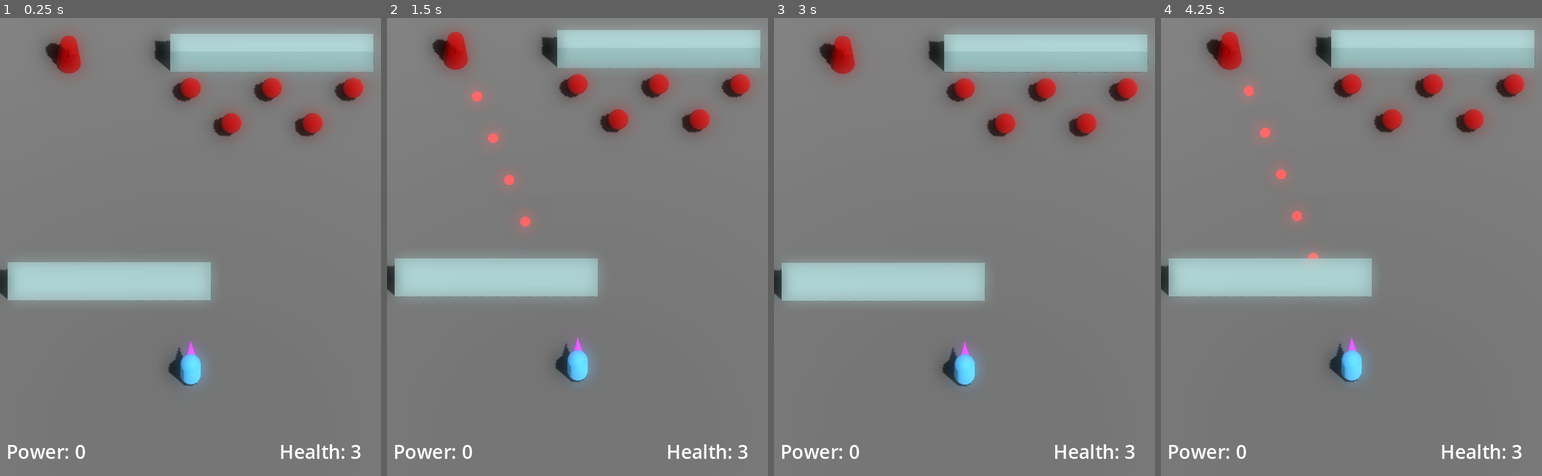
Above: before the commit, frames 1-4 (left to right).
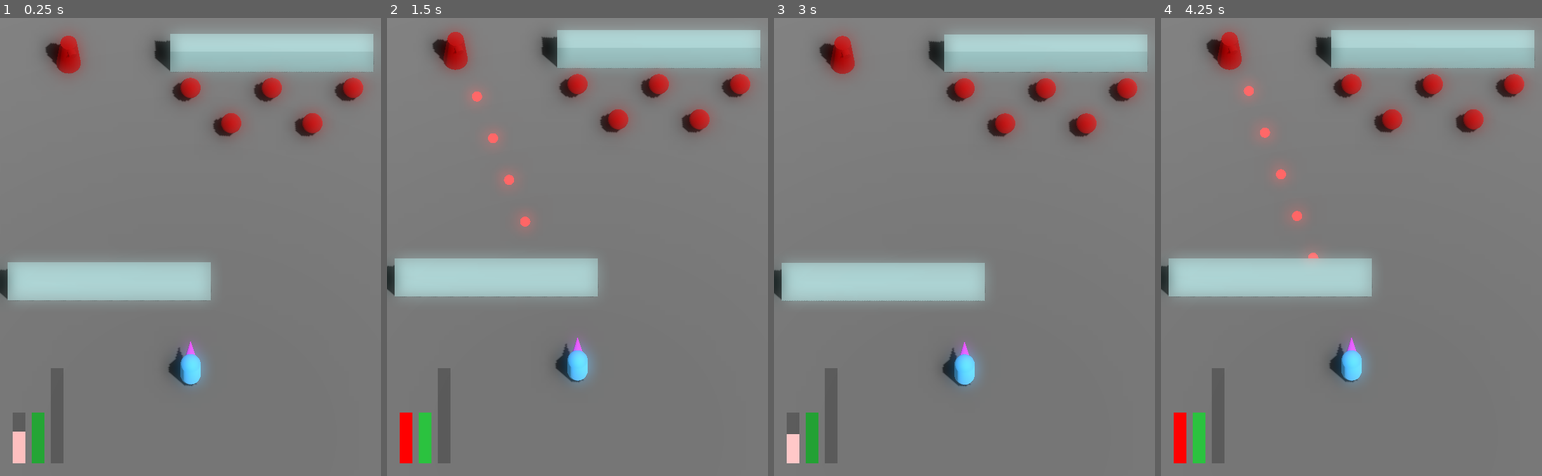
Above: after the commit, the same moments.

Repository: JackEvans24/bullet-absorb
Game: Godot game, scene res://scenes/main.tscn
Two runs of this game, one before a commit and one after it. Both use one fixed random seed, a clock stepped at 60 frames per second and the inputs below.
Inputs:
- Up to frame 1 (0.25 s): no input
- Up to frame 2 (1.5 s): no input
- Up to frame 3 (3 s): tap Enter at 2 s; tap Escape (restart) at 2.75 s
- Up to frame 4 (4.25 s): no input

The runs differ from the first frame. In frame 1, 1.8% of the frame differs, in the area x 2-95%, y 76-98%; in frame 2, 1.8%; in frame 3, 1.8%; in frame 4, 1.8%.

Commit message:
feat: replace hud labels with health and power bars (#10)
* feat: add overlay on death

* feat: add bar which moves smoothly up and down

* feat: replace health label with health bar

* chore: initialise health max value

* feat: replace power counter with bar

* chore: change bar positioning

* chore: use max power to determine max power count in player

* feat: add colour flash on bar value change

* fix: set current value on ready

* feat: add stamina bar to show when player can dash

Diff:
--- /dev/null
+++ b/prefabs/ui/bar.tscn
@@ -0,0 +1,37 @@
+[gd_scene load_steps=2 format=3 uid="uid://dnhgfpvh8onaq"]
+
+[ext_resource type="Script" path="res://scripts/ui/bar.gd" id="1_uaued"]
+
+[node name="Bar" type="Control"]
+clip_contents = true
+layout_mode = 3
+anchors_preset = 15
+anchor_right = 1.0
+anchor_bottom = 1.0
+offset_right = -570.0
+offset_bottom = -700.0
+grow_horizontal = 2
+grow_vertical = 2
+script = ExtResource("1_uaued")
+bar_speed = 5.0
+
+[node name="Background" type="ColorRect" parent="."]
+layout_mode = 1
+anchors_preset = 15
+anchor_right = 1.0
+anchor_bottom = 1.0
+grow_horizontal = 2
+grow_vertical = 2
+color = Color(0, 0, 0, 0.235294)
+
+[node name="Foreground" type="ColorRect" parent="."]
+layout_mode = 1
+anchors_preset = 12
+anchor_top = 1.0
+anchor_right = 1.0
+anchor_bottom = 1.0
+offset_bottom = 50.0
+grow_horizontal = 2
+grow_vertical = 0
+scale = Vector2(1, -1)
+color = Color(1, 0, 0, 1)
--- a/scenes/hud.tscn
+++ b/scenes/hud.tscn
@@ -1,35 +1,87 @@
-[gd_scene load_steps=2 format=3 uid="uid://bhxrs6pph350t"]
+[gd_scene load_steps=3 format=3 uid="uid://bhxrs6pph350t"]
 
 [ext_resource type="Script" path="res://scripts/ui/hud.gd" id="1_fnqek"]
+[ext_resource type="PackedScene" uid="uid://dnhgfpvh8onaq" path="res://prefabs/ui/bar.tscn" id="2_pxq8q"]
 
 [node name="HUD" type="Node"]
 script = ExtResource("1_fnqek")
+death_overlay_timer = 1.2
 
-[node name="HealthLabel" type="Label" parent="."]
+[node name="HealthBar" parent="." instance=ExtResource("2_pxq8q")]
 anchors_preset = 3
 anchor_left = 1.0
 anchor_top = 1.0
+offset_left = -580.0
+offset_top = -100.0
+offset_right = -560.0
+offset_bottom = -20.0
+grow_horizontal = 0
+grow_vertical = 0
+
+[node name="StaminaBar" parent="." instance=ExtResource("2_pxq8q")]
+anchors_preset = 3
+anchor_left = 1.0
+anchor_top = 1.0
+offset_left = -550.0
+offset_top = -100.0
+offset_right = -530.0
+offset_bottom = -20.0
+grow_horizontal = 0
+grow_vertical = 0
+bar_colour = Color(0.1672, 0.76, 0.24624, 1)
+color_decay = 2.0
+flash_colour = Color(0.1166, 0.53, 0.17172, 1)
+
+[node name="PowerBar" parent="." instance=ExtResource("2_pxq8q")]
+anchors_preset = 3
+anchor_left = 1.0
+anchor_top = 1.0
+offset_left = -520.0
+offset_top = -170.0
+offset_right = -500.0
+offset_bottom = -20.0
+grow_horizontal = 0
+grow_vertical = 0
+bar_colour = Color(0.37, 0.958, 1, 1)
+color_decay = 2.0
+
+[node name="DeathOverlay" type="ColorRect" parent="."]
+visible = false
+anchors_preset = 15
 anchor_right = 1.0
 anchor_bottom = 1.0
-offset_left = -160.0
-offset_top = -60.0
-offset_right = -10.0
-offset_bottom = -18.0
-grow_horizontal = 0
-grow_vertical = 0
-size_flags_horizontal = 8
-theme_override_font_sizes/font_size = 30
-text = "Health: 0"
+grow_horizontal = 2
+grow_vertical = 2
+color = Color(0, 0, 0, 0.313726)
 
-[node name="PowerLabel" type="Label" parent="."]
-anchors_preset = 2
-anchor_top = 1.0
-anchor_bottom = 1.0
-offset_left = 10.0
-offset_top = -60.0
-offset_right = 210.0
-offset_bottom = -18.0
-grow_vertical = 0
-size_flags_horizontal = 0
-theme_override_font_sizes/font_size = 30
-text = "Power: 0"
+[node name="DeathLabel1" type="Label" parent="DeathOverlay"]
+layout_mode = 1
+anchors_preset = 8
+anchor_left = 0.5
+anchor_top = 0.5
+anchor_right = 0.5
+anchor_bottom = 0.5
+offset_left = -218.5
+offset_top = -80.0
+offset_right = 218.5
+offset_bottom = -3.0
+grow_horizontal = 2
+grow_vertical = 2
+theme_override_font_sizes/font_size = 56
+text = "You frickin' died"
+
+[node name="DeathLabel2" type="Label" parent="DeathOverlay"]
+layout_mode = 1
+anchors_preset = 8
+anchor_left = 0.5
+anchor_top = 0.5
+anchor_right = 0.5
+anchor_bottom = 0.5
+offset_left = -108.0
+offset_top = 20.0
+offset_right = 108.0
+offset_bottom = 65.0
+grow_horizontal = 2
+grow_vertical = 2
+theme_override_font_sizes/font_size = 32
+text = "Press Start to retry"
--- a/scripts/main.gd
+++ b/scripts/main.gd
@@ -12,7 +12,10 @@
 
 	player.damage_taken.connect(_on_damage_taken)
 	player.power_count_changed.connect(hud._on_absorb_count_changed)
+	player.can_dash_changed.connect(hud._on_can_dash_changed)
+	player.died.connect(hud._on_player_died)
 
+	hud.initialise_max_values(player.max_health, player.max_power)
 	hud._on_health_changed(player.current_health)
 
 func _input(event: InputEvent):
--- a/scripts/mechanics/player/dash.gd
+++ b/scripts/mechanics/player/dash.gd
@@ -2,6 +2,7 @@
 extends Node
 
 signal dash_triggered(direction: Vector3)
+signal can_dash_changed(can_dash: bool)
 
 @export var dash_timeout: float = 0.8
 
@@ -32,6 +33,9 @@
 		dash_direction = -body.basis.z
 
 	dash_triggered.emit(dash_direction)
+	can_dash_changed.emit(false)
 
 	await get_tree().create_timer(dash_timeout).timeout
+
 	is_dashing = false
+	can_dash_changed.emit(true)
--- a/scripts/mechanics/player/player.gd
+++ b/scripts/mechanics/player/player.gd
@@ -3,9 +3,10 @@
 
 signal power_count_changed(count: int)
 signal damage_taken
+signal can_dash_changed(can_dash: bool)
 signal died
 
-@export var fall_acceleration = 10
+@export var max_power = 20
 
 @onready var move_state: MoveStateMachine = $MoveState
 @onready var health: Health = $Health
@@ -21,6 +22,8 @@
 
 var current_health:
 	get: return health.current_health
+var max_health:
+	get: return health.starting_health
 
 func _ready():
 	power_count_changed.connect(aim._on_power_count_changed)
@@ -37,6 +40,7 @@
 
 	dash.dash_triggered.connect(_on_dash_triggered)
 	dash.dash_triggered.connect(body._on_dash_triggered)
+	dash.can_dash_changed.connect(_on_can_dash_changed)
 
 	absorb.bullet_absorbed.connect(_on_absorb)
 	absorb.slowdown_started.connect(_on_slowdown_started)
@@ -67,6 +71,10 @@
 	var ctx: Dictionary = {}
 	ctx[MoveStateConstants.DASH_DIRECTION] = dash_direction
 	move_state.transition_to(MoveStateConstants.STATE_DASH, ctx)
+	can_dash_changed.emit(false)
+
+func _on_can_dash_changed(can_dash: bool):
+	can_dash_changed.emit(can_dash)
 
 func _on_damage_taken(_damage_taken: float, taken_from: Node3D):
 	damage_taken.emit()
@@ -90,6 +98,8 @@
 	move_state.transition_to(MoveStateConstants.STATE_KNOCKBACK, ctx)
 
 func _on_absorb():
+	if power_count == max_power:
+		return
 	power_count += 1
 	update_power_count()
 
--- /dev/null
+++ b/scripts/ui/bar.gd
@@ -0,0 +1,48 @@
+class_name Bar
+extends Control
+
+@export var bar_speed = 1.0
+@export var bar_colour: Color = Color.RED
+@export var color_decay := 1.0
+@export var flash_colour: Color = Color.WHITE
+
+@onready var foreground: ColorRect = $Foreground
+
+var max_value := 1.0
+var current_value := 0.0
+var new_value := 0.0
+
+var color_lerp := 0.0
+
+func _ready():
+	foreground.color = bar_colour
+	current_value = foreground.size.y / size.y
+
+func update_value(value: float):
+	new_value = value
+	color_lerp = 1.0
+
+func _process(delta):
+	update_bar_height(delta)
+	update_color(delta)
+
+func update_bar_height(delta):
+	if current_value == new_value:
+		return
+
+	var direction = sign(new_value - current_value)
+
+	print([current_value, new_value, direction])
+
+	current_value = clamp(
+		current_value + bar_speed * direction * delta,
+		current_value if direction > 0 else new_value,
+		new_value if direction > 0 else current_value
+	)
+	foreground.size.y = clampf(size.y * (current_value / max_value), 0.0, size.y)
+
+func update_color(delta):
+	if color_lerp == 0.0:
+		return
+	color_lerp = max(0, color_lerp - color_decay * delta)
+	foreground.color = lerp(bar_colour, flash_colour, color_lerp)
--- a/scripts/ui/hud.gd
+++ b/scripts/ui/hud.gd
@@ -1,11 +1,30 @@
 class_name Hud
 extends Node
 
-@onready var health_label: Label = $HealthLabel
-@onready var power_label: Label = $PowerLabel
+@export var death_overlay_timer := 1.5
+
+@onready var health_bar: Bar = $HealthBar
+@onready var power_bar: Bar = $PowerBar
+@onready var stamina_bar: Bar = $StaminaBar
+@onready var death_overlay: ColorRect = $DeathOverlay
+
+func initialise_max_values(max_health: float, max_power: float):
+	health_bar.max_value = max_health
+	health_bar.update_value(max_health)
+	power_bar.max_value = max_power
+	power_bar.update_value(0.0)
+	stamina_bar.max_value = 1.0
+	stamina_bar.update_value(1.0)
 
 func _on_health_changed(current_health: float):
-	health_label.text = "Health: %.0f" % current_health
+	health_bar.update_value(current_health)
 
 func _on_absorb_count_changed(count: int):
-	power_label.text = "Power: %s" % count
+	power_bar.update_value(count)
+
+func _on_can_dash_changed(can_dash: bool):
+		stamina_bar.update_value(1.0 if can_dash else 0.0)
+
+func _on_player_died():
+	await get_tree().create_timer(death_overlay_timer).timeout
+	death_overlay.visible = true
